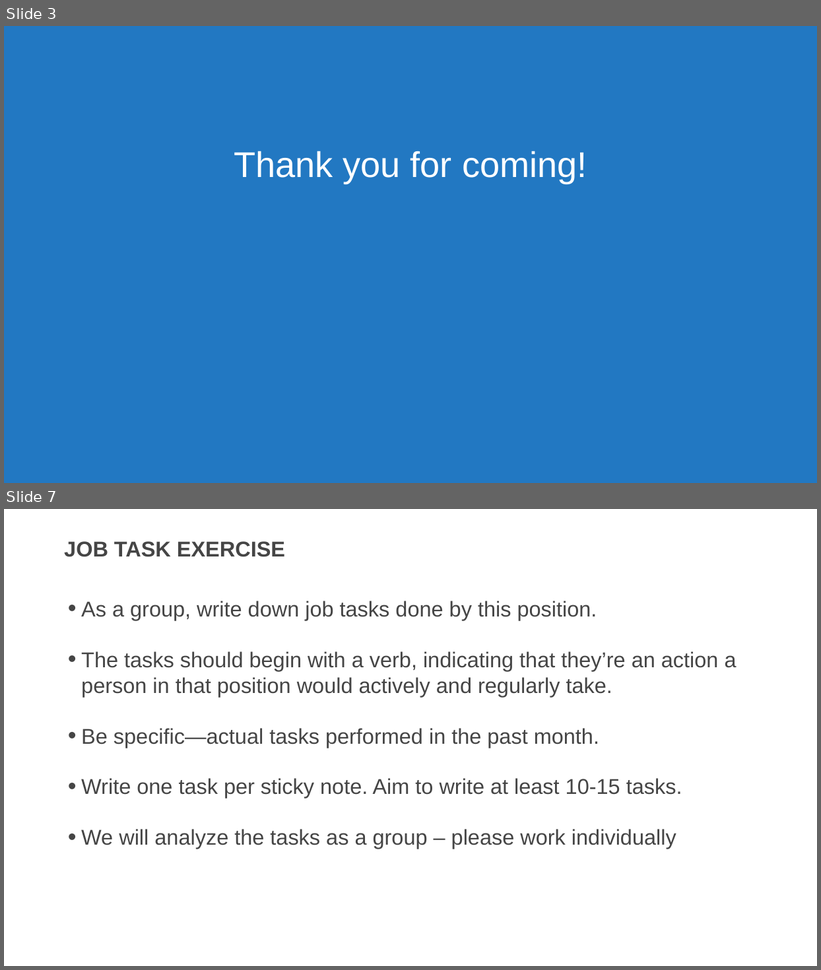
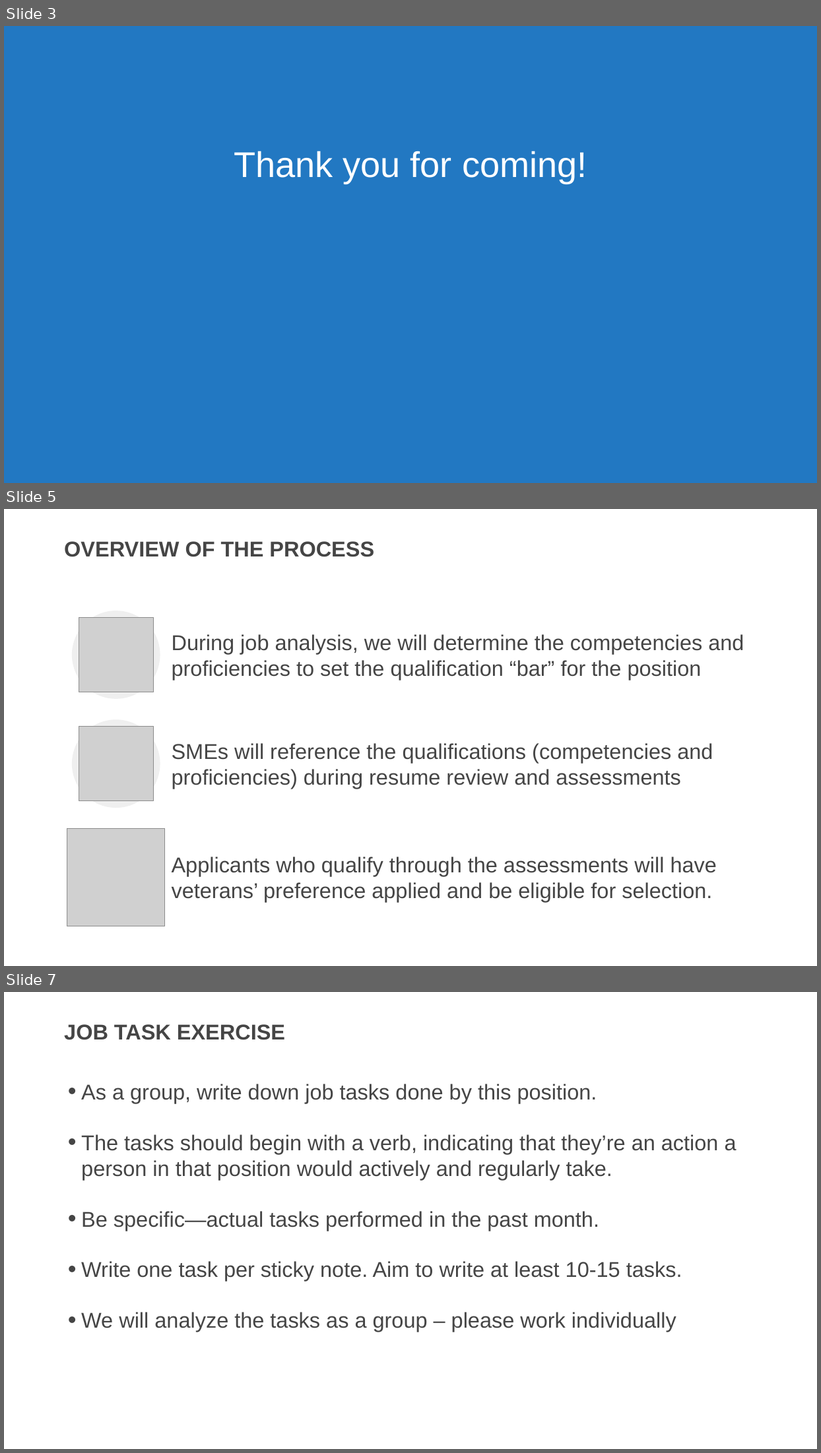
Before and after one commit to usds/SME-QA-Website, a slide deck: toolkit/job-analysis/job-analysis-presentation.pptx. Shown one above the other, each under a label of ours: slides 3 and 7 before the commit, slides 3, 5 and 7 after it; the slides between them are not shown. The pictures are 821x970 and 821x1453 pixels, drawn with LibreOffice and Linux fonts; fonts in the diff are those of the drawing; grey boxes stand for pictures. Boxes give left, top, right and bottom in pixels: in the first picture for what was removed or moved away, otherwise in the second. Text is boxed around its words. In the diff, an @@ line names an element or a change of style, - is before the commit and + after.

```diff
--- a/toolkit/job-analysis/job-analysis-presentation.pptx
+++ b/toolkit/job-analysis/job-analysis-presentation.pptx
@@ slide 5 added at [4,509,817,966], background #FFFFFF @@
@@ title added at [64,541,374,557], 36 pt, text #454545, bold @@
+OVERVIEW OF THE PROCESS
@@ ellipse added at [72,611,160,699], fill #EFEFEF @@
@@ picture added at [79,617,153,692] @@
@@ text added at [172,634,744,680], 36 pt, text #454545 @@
+During job analysis, we will determine the competencies and proficiencies to set the qualification “bar” for the position
@@ ellipse added at [72,720,160,808], fill #EFEFEF @@
@@ picture added at [79,726,153,801] @@
@@ text added at [172,743,713,789], 36 pt, text #454545 @@
+SMEs will reference the qualifications (competencies and proficiencies) during resume review and assessments
@@ picture added at [67,829,165,926] @@
@@ text added at [172,857,717,902], 36 pt, text #454545 @@
+Applicants who qualify through the assessments will have veterans’ preference applied and be eligible for selection.
```
Also in this commit, not shown: 4 slides changed, 1 slide removed.
